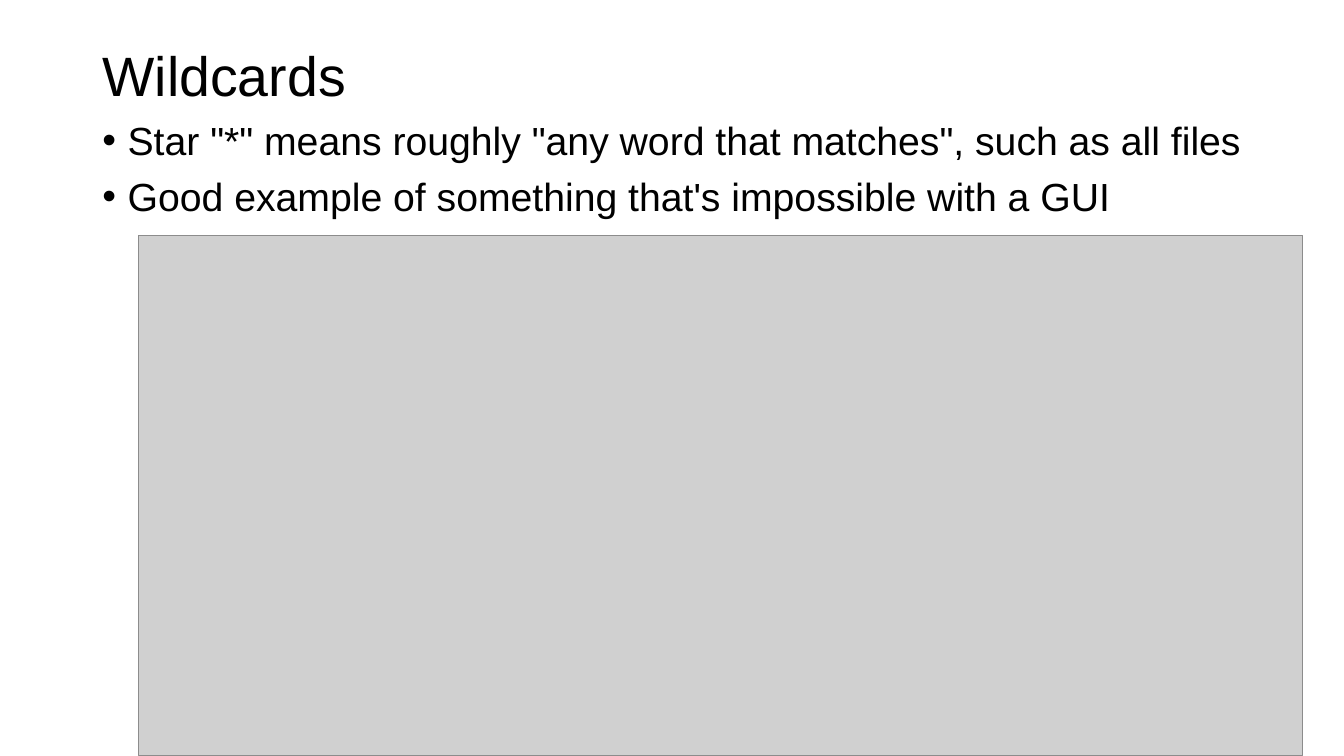
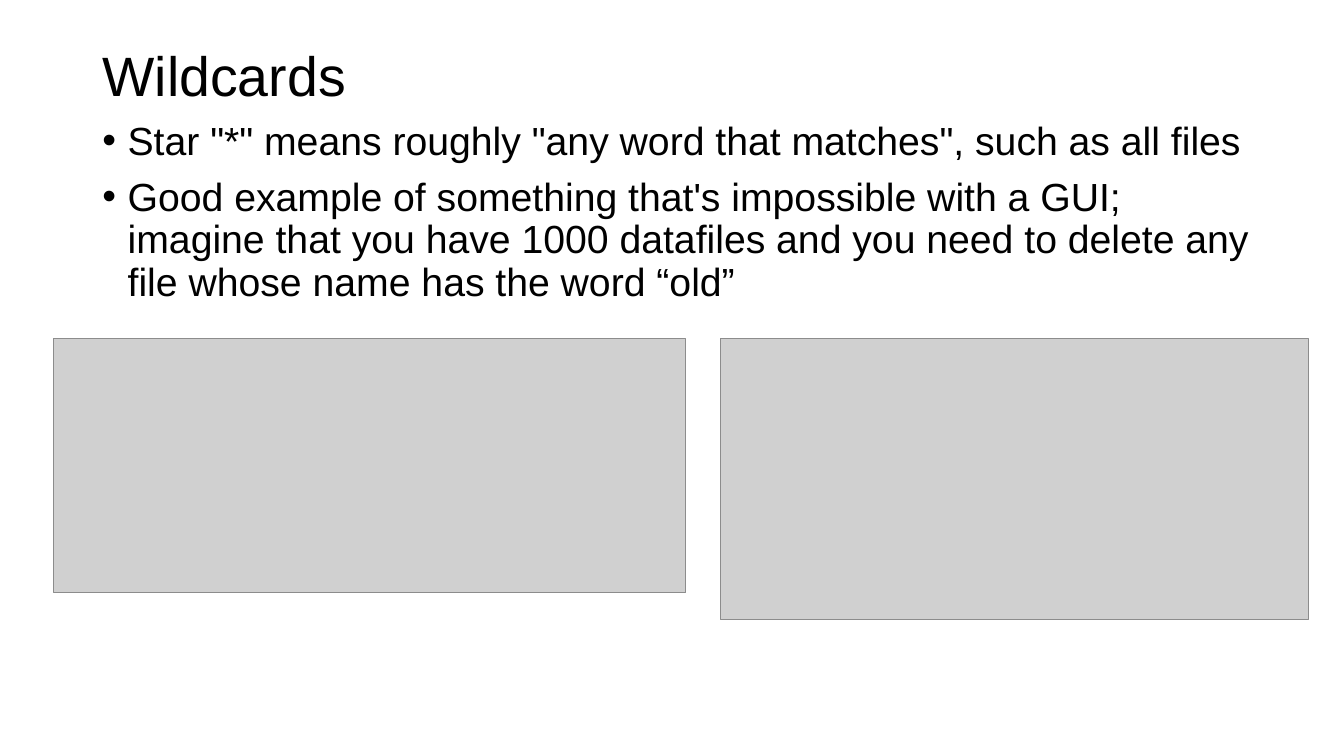
Before and after one commit to parrt/msds501, a slide deck: slide 15 of slides/terminal.pptx (slide 14 before the commit). Drawn at 1344x756 pixels with LibreOffice and Linux fonts; fonts in the diff are those of the drawing; grey boxes stand for pictures; background and template pictures are left out. Boxes give left, top, right and bottom in pixels: in the first picture for what was removed or moved away, otherwise in the second. Text is boxed around its words. In the diff, an @@ line names an element or a change of style, - is before the commit and + after.

```diff
--- a/slides/terminal.pptx
+++ b/slides/terminal.pptx
@@ text at (128, 182, 1248, 297): text changed @@
-• Good example of something that's impossible with a GUI
+• Good example of something that's impossible with a GUI; imagine that you have 1000 datafiles and you need to delete any file whose name has the word “old”
@@ picture removed at (138, 235, 1303, 756) @@
@@ picture added at (53, 339, 686, 593) @@
@@ picture added at (721, 339, 1309, 619) @@
```
Also in this commit, not shown: 12 other slides changed, 2 slides added, 1 slide removed.
